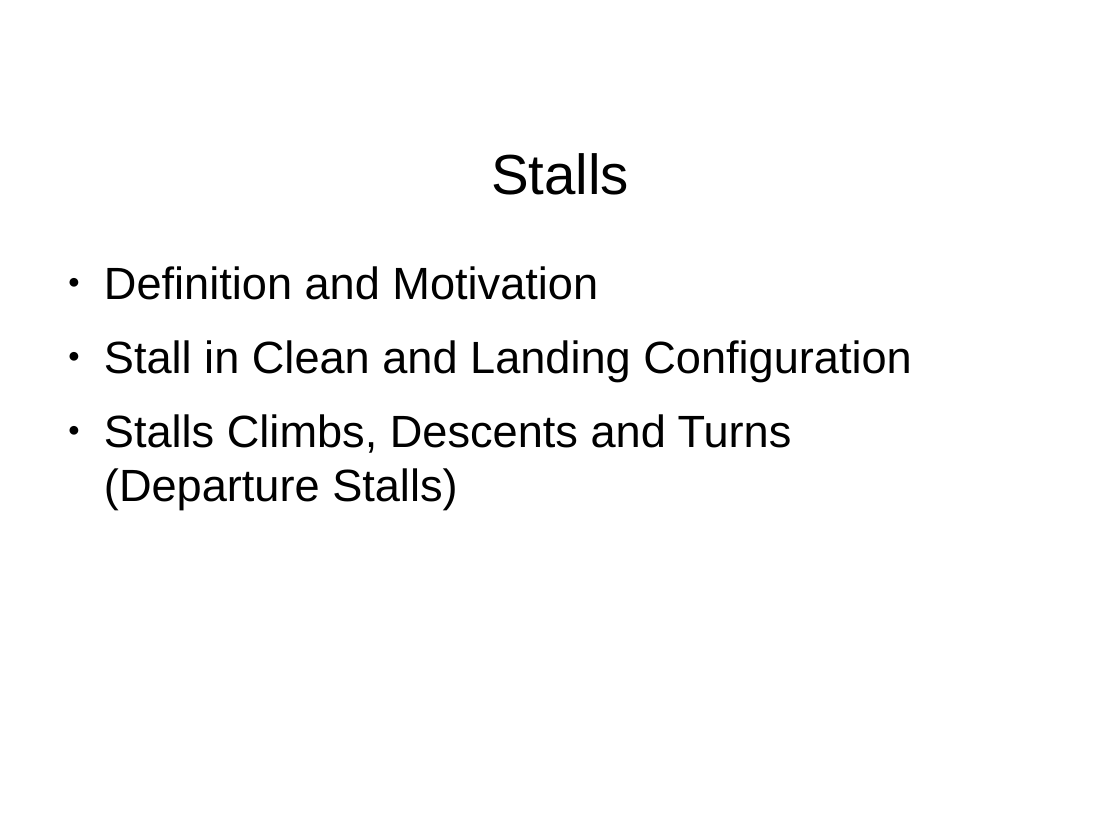
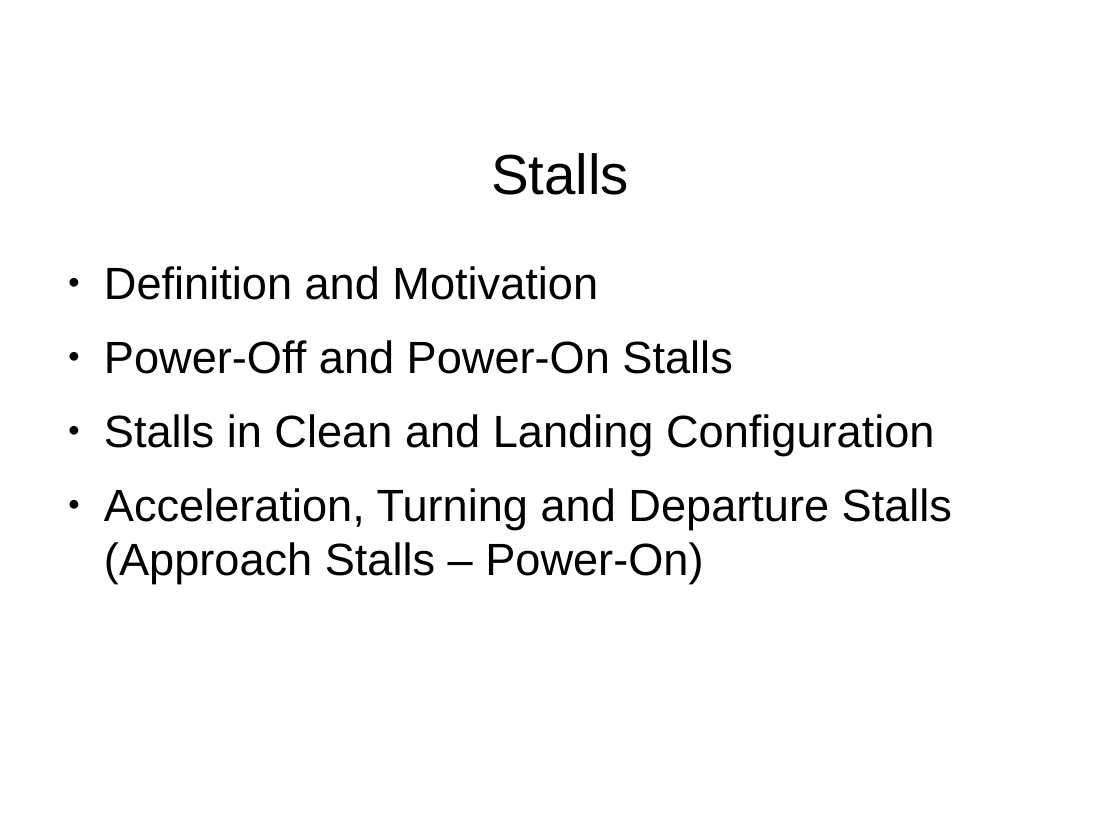
Before and after one commit to stephanheinemann/flight, a slide deck: slide 2 of FI/Stalls/Stalls.odp. Drawn at 1120x840 pixels with LibreOffice and Linux fonts; fonts in the diff are those of the drawing; background and template pictures are left out. Boxes give left, top, right and bottom in pixels: in the first picture for what was removed or moved away, otherwise in the second. Text is boxed around its words. In the diff, an @@ line names an element or a change of style, - is before the commit and + after.

Commit message:
added initial stall presentation

```diff
--- a/FI/Stalls/Stalls.odp
+++ b/FI/Stalls/Stalls.odp
@@ text at bbox=[104, 340, 952, 584]: text changed @@
-● Stall in Clean and Landing Configuration
-● Stalls Climbs, Descents and Turns (Departure Stalls)
+● Power-Off and Power-On Stalls
+● Stalls in Clean and Landing Configuration
+● Acceleration, Turning and Departure Stalls (Approach Stalls – Power-On)
```
Also in this commit, not shown: 2 other slides changed, 9 slides added, 1 slide removed, 2 other files.
